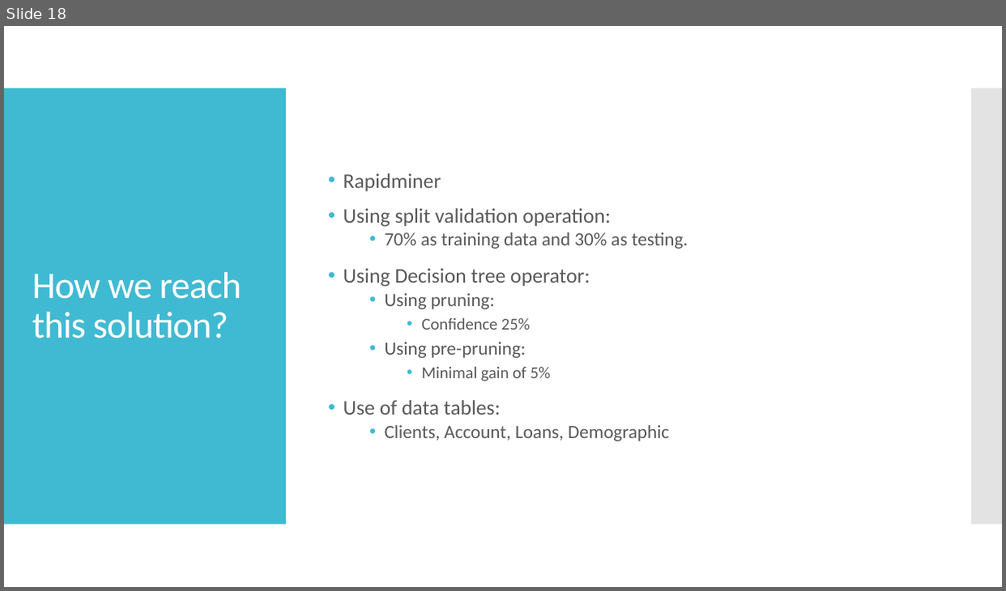
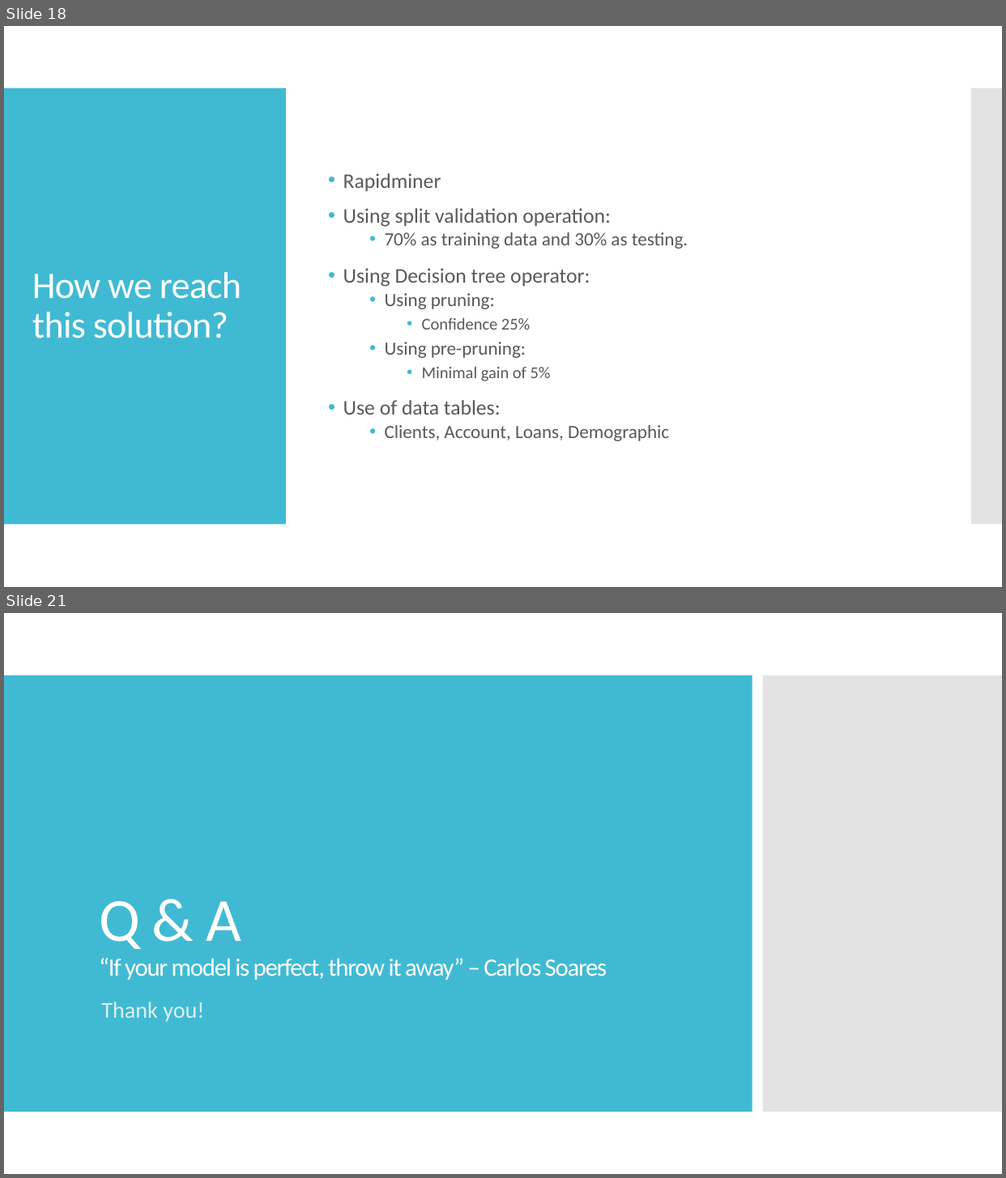
Before and after one commit to jpdias/banking-dm-case-study, a slide deck: Banking Data Mining.pptx. Shown one above the other, each under a label of ours: slide 18 before the commit, slides 18 and 21 after it; the slides between them are not shown. The pictures are 1006x591 and 1006x1178 pixels, drawn with LibreOffice and Linux fonts; fonts in the diff are those of the drawing. Boxes give left, top, right and bottom in pixels: in the first picture for what was removed or moved away, otherwise in the second. Text is boxed around its words. In the diff, an @@ line names an element or a change of style, - is before the commit and + after.

```diff
--- a/Banking Data Mining.pptx
+++ b/Banking Data Mining.pptx
@@ slide 21 added at box(4, 613, 1002, 1174), background #FFFFFF @@
@@ rectangle added at box(4, 675, 752, 1112), fill #40BAD2 @@
@@ rectangle added at box(763, 675, 1002, 1112), fill #C8C8C8 at 50% opacity @@
@@ title added at box(99, 901, 607, 980), 24 pt, text #FFFFFF @@
+Q & A
+“If your model is perfect, throw it away” – Carlos Soares
@@ subtitle added at box(101, 1002, 204, 1022), 22 pt, text #D9F1F6 @@
+Thank you!
```
Also in this commit, not shown: 2 slides changed, 2 other slides added, 2 slides removed, 6 other files.
